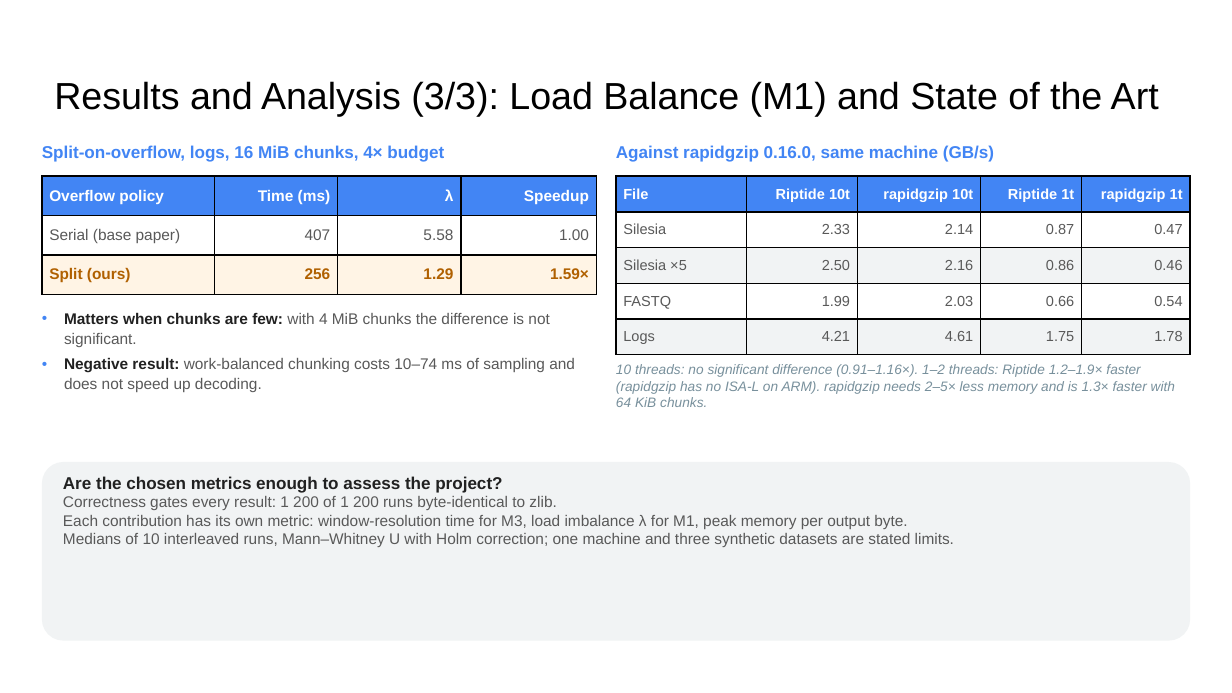
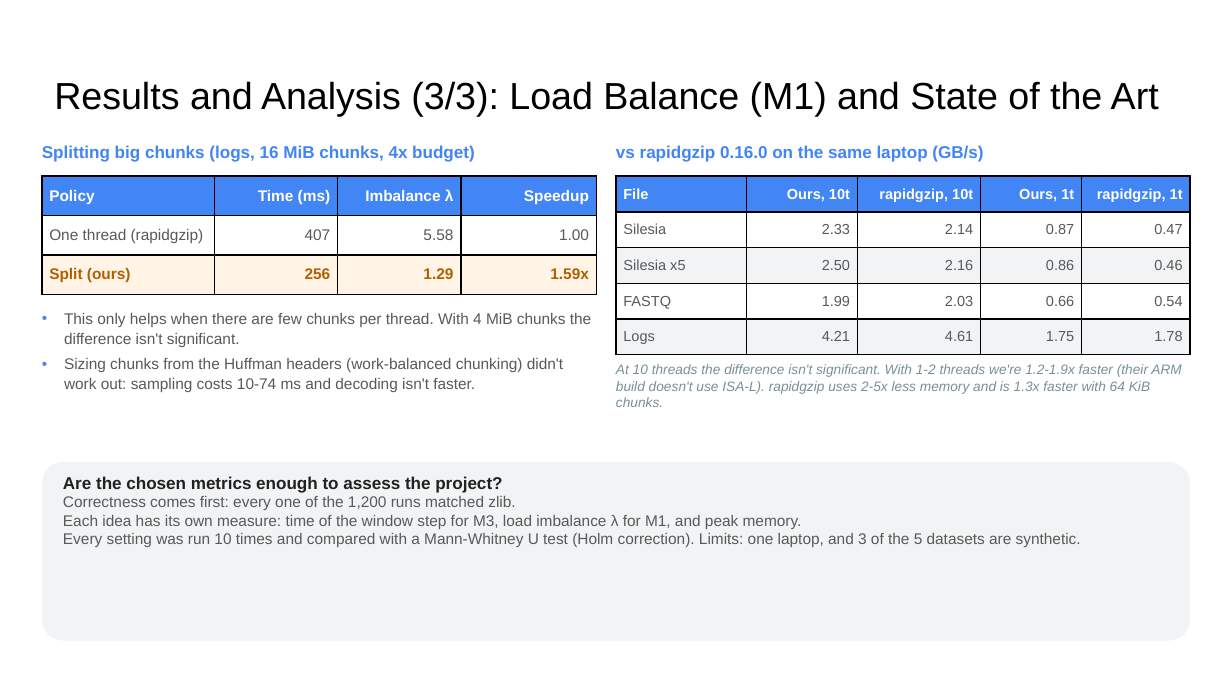
Before and after one commit to DarkDS13/riptide, a slide deck: slide 6 of docs/final/riptide_final_presentation.pptx. Drawn at 1232x693 pixels with LibreOffice and Linux fonts; fonts in the diff are those of the drawing. Boxes give left, top, right and bottom in pixels: in the first picture for what was removed or moved away, otherwise in the second. Text is boxed around its words. In the diff, an @@ line names an element or a change of style, - is before the commit and + after.

```diff
--- a/docs/final/riptide_final_presentation.pptx
+++ b/docs/final/riptide_final_presentation.pptx
@@ text at [42, 145, 475, 162]: text changed @@
-Split-on-overflow, logs, 16 MiB chunks, 4× budget
+Splitting big chunks (logs, 16 MiB chunks, 4x budget)
@@ text at [616, 145, 983, 162]: text changed @@
-Against rapidgzip 0.16.0, same machine (GB/s)
+vs rapidgzip 0.16.0 on the same laptop (GB/s)
@@ table at [42, 176, 596, 294] @@
-row 1, column 1: Overflow policy
+row 1, column 1: Policy
-row 1, column 3: λ
+row 1, column 3: Imbalance λ
-row 2, column 1: Serial (base paper)
+row 2, column 1: One thread (rapidgzip)
-row 3, column 4: 1.59×
+row 3, column 4: 1.59x
@@ table at [616, 176, 1190, 355] @@
-row 1: File | Riptide 10t | rapidgzip 10t | Riptide 1t | rapidgzip 1t
+row 1: File | Ours, 10t | rapidgzip, 10t | Ours, 1t | rapidgzip, 1t
-row 3, column 1: Silesia ×5
+row 3, column 1: Silesia x5
@@ text at [64, 313, 591, 392]: text changed @@
-• Matters when chunks are few: with 4 MiB chunks the difference is not significant.
-• Negative result: work-balanced chunking costs 10–74 ms of sampling and does not speed up decoding.
+• This only helps when there are few chunks per thread. With 4 MiB chunks the difference isn't significant.
+• Sizing chunks from the Huffman headers (work-balanced chunking) didn't work out: sampling costs 10-74 ms and decoding isn't faster.
@@ text at [616, 364, 1181, 407]: text changed @@
-10 threads: no significant difference (0.91–1.16×). 1–2 threads: Riptide 1.2–1.9× faster (rapidgzip has no ISA-L on ARM). rapidgzip needs 2–5× less memory and is 1.3× faster with 64 KiB chunks.
+At 10 threads the difference isn't significant. With 1-2 threads we're 1.2-1.9x faster (their ARM build doesn't use ISA-L). rapidgzip uses 2-5x less memory and is 1.3x faster with 64 KiB chunks.
@@ text in rounded rectangle at [63, 496, 1081, 547]: text changed @@
-Correctness gates every result: 1 200 of 1 200 runs byte-identical to zlib.
-Each contribution has its own metric: window-resolution time for M3, load imbalance λ for M1, peak memory per output byte.
-Medians of 10 interleaved runs, Mann–Whitney U with Holm correction; one machine and three synthetic datasets are stated limits.
+Correctness comes first: every one of the 1,200 runs matched zlib.
+Each idea has its own measure: time of the window step for M3, load imbalance λ for M1, and peak memory.
+Every setting was run 10 times and compared with a Mann-Whitney U test (Holm correction). Limits: one laptop, and 3 of the 5 datasets are synthetic.
```
Also in this commit, not shown: 6 other slides changed.
